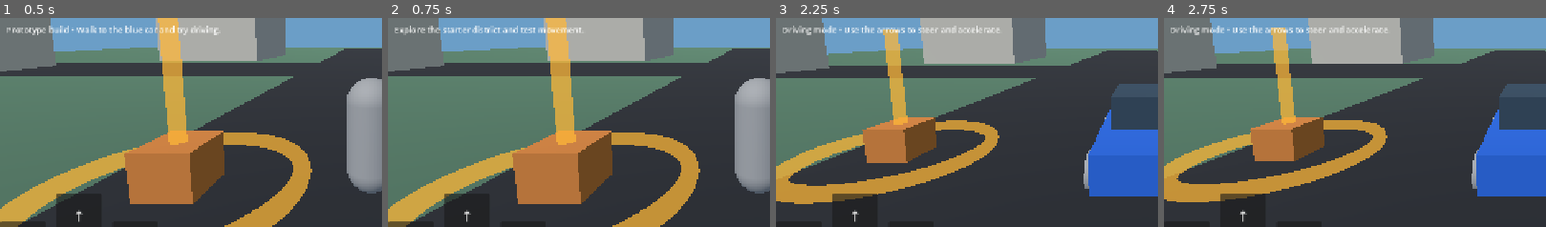
Above: before the commit, frames 1-4 (left to right).
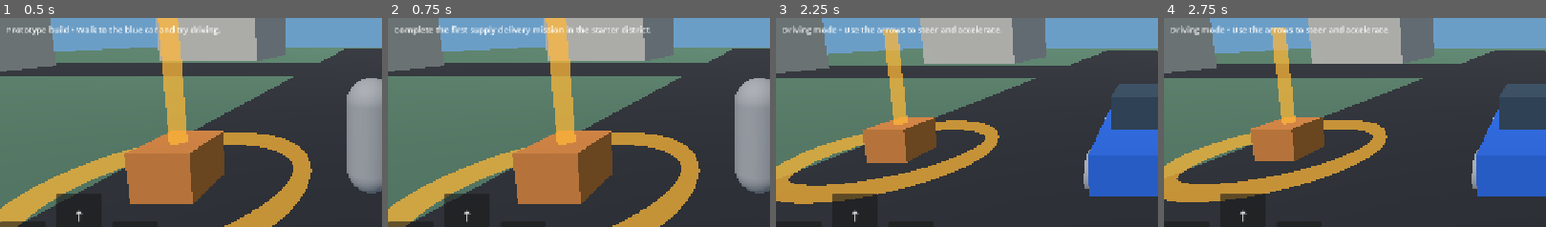
Above: after the commit, the same moments.

Repository: newgenerationnetwork617-ops/one-man-squad
Game: Godot game, scene res://scenes/main.tscn
Same seed, same stepped clock (60 frames per second), same inputs: the game is played once before the commit and once after it.
Inputs:
- Up to frame 1 (0.5 s): no input
- Up to frame 2 (0.75 s): click "Adventure" at 0.5 s
- Up to frame 3 (2.25 s): click "Adventure" at 1.25 s; click "ENTER CAR" at 2 s
- Up to frame 4 (2.75 s): no input
The pictures show only the part of the screen within x 1-51%, y 37-87%; the shares and areas given below are measured in that part.

Frame 1 is identical in both runs. In frame 2, 1.1% of the frame differs, in the area x 2-69%, y 3-9%; in frame 3, less than 0.1%; in frame 4, less than 0.1%.

Commit message:
Connect Adventure lobby entry to first mission description

Diff:
--- a/scripts/main.gd
+++ b/scripts/main.gd
@@ -125,7 +125,7 @@
 	activity_box.custom_minimum_size = Vector2(230, 0)
 	activity_box.add_theme_constant_override("separation", 10)
 	root.add_child(activity_box)
-	_add_activity_button(activity_box, "Adventure", "Explore the starter district and test movement.")
+	_add_activity_button(activity_box, "Adventure", "Complete the first supply delivery mission in the starter district.")
 	_add_activity_button(activity_box, "Competition", "Challenge-zone foundation: objective-based AI rounds will be added here.")
 	_add_activity_button(activity_box, "Racing", "Race-mode foundation: vehicle handling and tracks will be added here.")
 
